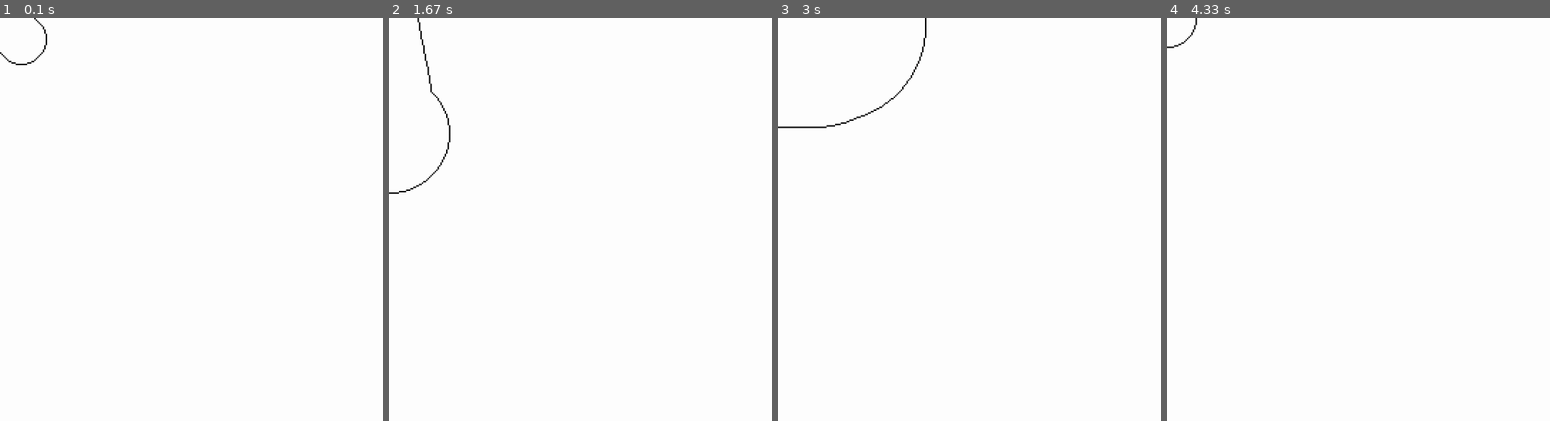
Above: before the commit, frames 1-4 (left to right).
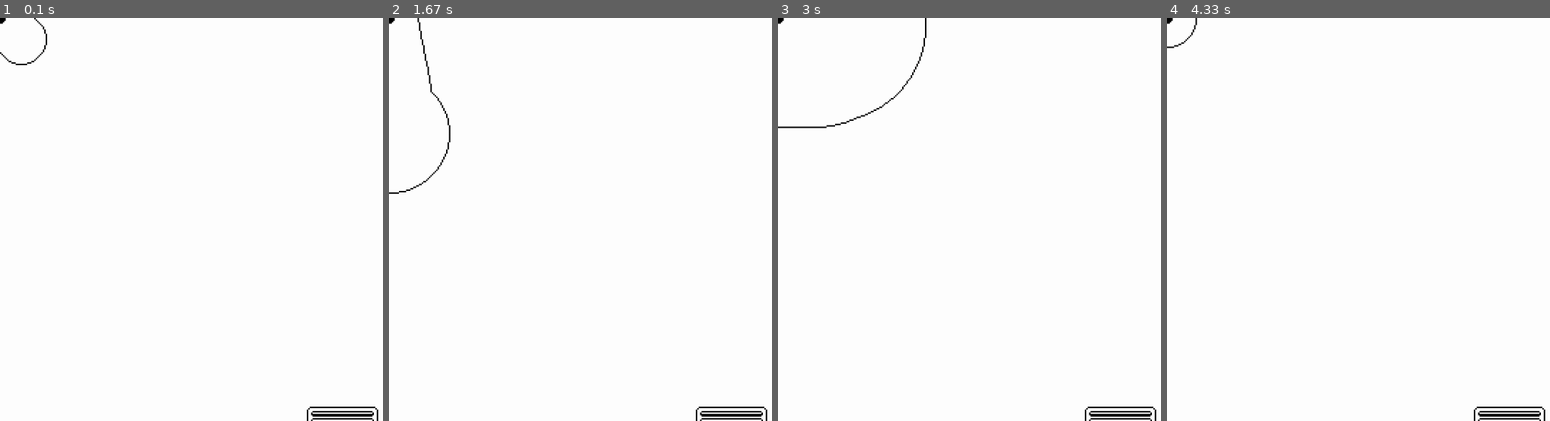
Above: after the commit, the same moments.

Repository: towella/effects-lab
Game: pygame game, started from code/main.py
The game is run twice, just before and just after one commit, with the same random seed, the same clock (stepped at 60 frames per second) and the same inputs.
Inputs:
- Up to frame 1 (0.1 s): no input
- Up to frame 2 (1.67 s): tap one key every 0.33 s from 0.33 s: T B G V
- Up to frame 3 (3 s): hold D 1.67-2.13 s; tap F at 2.22 s; hold W from 2.55 s (still down)
- Up to frame 4 (4.33 s): release W at 3.02 s; tap B at 3.1 s; tap F at 3.43 s; hold A from 4.32 s (still down)

The runs differ from the first frame. In frame 1, 0.5% of the frame differs, in the area x 0-99%, y 0-100%; in frame 2, 0.5%; in frame 3, 0.5%; in frame 4, 0.5%.

Commit message:
Made Controls Drag Menu - Made new menu class specifically for controls menu - Imported image assets for menu - Made controls global (in game_data file) and able to be used from one standard source across files - Added player cursor for clarity - Created bodgy table code that formats and places all the necessary controls text in 'cells' based on global controls dict

Diff:
--- a/code/game_data.py
+++ b/code/game_data.py
@@ -1,8 +1,17 @@
+import pygame
+
 tile_size = 16  # keep to prevent errors, even if game doesnt need tiles
 screen_width = 480  #31 * tile_size  # arbitrary
 screen_height = 282  #20 * tile_size  # arbitrary
 # 2560 x 1600
 scaling_factor = 3  # how much the screen is scaled up before bliting on display
+
+controls = {"Move Orb": "Move Mouse", "Radial Blast": "Right Click Mouse", "Toggle Tail Bloom": pygame.K_b,
+            "Toggle Gravity": pygame.K_g, "Toggle Flame": pygame.K_f,  "Toggle Repeat Blast": pygame.K_h,
+            "+/- Tail Length/Bloom Speed": pygame.K_t, "+/- Flame Volume": pygame.K_v,
+            "+/- Flame Amplitude": pygame.K_a, "+/- Flame Rate": pygame.K_r, "+/- Blast Width": pygame.K_w,
+            "+/- Blast Speed": pygame.K_s, "+/- Blast Duration": pygame.K_d, "Settings": pygame.K_o,
+            "Pause": pygame.K_p, "Quit": "Esc"}
 
 controller_map = {'square': 0, 'X': 1, 'circle': 2, 'triangle': 3, 'L1': 4, 'R1': 5, 'L2': 6, 'R2': 7, 'share': 8,
                   'options': 9, 'left_analog_press': 10, 'right_analog_press': 11, 'PS': 12, 'touchpad': 13,
--- a/code/interactives.py
+++ b/code/interactives.py
@@ -1,26 +1,26 @@
 import pygame
-from support import import_folder, outline_image
+from support import import_folder, outline_image, resource_path
 from text import Font
 
 
 class Button:
     # images must be named 'default', 'hover', 'down' if relevant
+    # MUST HAVE DEFAULT
     # TODO add sound
-    def __init__(self, rect_pos, dimensions, image_pos, images_folder_path, down=False, outline_hover=True, hover=False):
+    def __init__(self, rect_pos, dimensions, images_folder_path, blit_offset=(0, 0), down=False, outline_hover=True, hover=False):
         self.down = down  # change image on down
         self.outline_hover = outline_hover  # outline default image on hover
         self.hover = hover  # change image on hover (takes precidence over outline_hover)
 
         self.hitbox = pygame.Rect(rect_pos[0], rect_pos[1], dimensions[0], dimensions[1])  # clickable area (also used for positioning)
-        self.image_pos = image_pos
-        self.blit_offset = [0, 0]
+        self.blit_offset = blit_offset
 
         self.mouse = pygame.mouse.get_pos()
         self.clicked = pygame.mouse.get_pressed()[0]
         self.activated = False
 
         # import images from button folder
-        self.images_dict = import_folder(images_folder_path)
+        self.images_dict = import_folder(resource_path(images_folder_path))
         self.image = self.images_dict['default']
 
     def mouse_hover(self):
@@ -50,16 +50,16 @@
     def get_activated(self):
         return self.activated
 
-    def update(self):
+    def update(self, mouse_pos):
         self.blit_offset = [0, 0]
-        self.mouse = pygame.mouse.get_pos()
+        self.mouse = mouse_pos
         self.mouse_hover()
         self.mouse_click()
         self.clicked = pygame.mouse.get_pressed()[0]
 
     def draw(self, surface):
-        surface.blit(self.image, (self.image_pos[0] + self.blit_offset[0], self.image_pos[1] + self.blit_offset[1]))
-        # pygame.draw.rect(surface, 'red', self.hitbox, 1)  #  <-- debug rect
+        surface.blit(self.image, (self.hitbox.topleft[0] + self.blit_offset[0], self.hitbox.topleft[1] + self.blit_offset[1]))
+        #pygame.draw.rect(surface, 'red', self.hitbox, 1)  #  <-- debug rect
 
 
 # hover images must be 'hover true' and 'hover false'
--- a/code/level.py
+++ b/code/level.py
@@ -2,7 +2,7 @@
 import pygame
 from pytmx.util_pygame import load_pygame  # allows use of tiled tile map files for pygame use
 # - general -
-from game_data import tile_size, controller_map, fonts
+from game_data import tile_size, controls, fonts
 from support import *
 # - tiles -
 from tiles import CollideableTile, HazardTile
@@ -10,6 +10,7 @@
 from player import Player
 from trigger import Trigger
 from spawn import Spawn
+from menus import Drag_Menu
 # - systems -
 from text import Font
 
@@ -25,11 +26,21 @@
         self.mask_surf = pygame.Surface((self.screen_width, self.screen_height))
         self.mask_surf.set_colorkey((0, 0, 0))
 
+        # -- Menus --
+        # - Pause -
         self.pause = False
         self.pause_pressed = False
-
+        # - Settings -
         self.settings = False
         self.settings_pressed = False
+        # - Controls -
+        menu_y_pos = self.screen_surface.get_height()  # y pos of menu bg
+        height = 20  # height of button
+        width = 50  # width of button
+        centered_x = center_object_x(width, self.screen_surface.get_width())  # coord for centering button on x
+        y_pos = menu_y_pos - height//2  # coord for button on y
+        self.controls_m = Drag_Menu("../assets/menus/controls", self.screen_surface,
+                                    pygame.Rect(centered_x, y_pos, width, height), (0, menu_y_pos))
 
         dt = 1  # dt starts as 1 because on the first frame we can assume it is 60fps. dt = 1/60 * 60 = 1
 
@@ -96,7 +107,7 @@
         keys = pygame.key.get_pressed()
 
         # pause menu
-        if keys[pygame.K_p]:
+        if keys[controls["Pause"]]:
             if not self.pause_pressed:
                 self.pause = not self.pause
             self.pause_pressed = True
@@ -104,12 +115,12 @@
             self.pause_pressed = False
 
         # settings menu
-        '''if keys[pygame.K_o]:
+        if keys[controls["Settings"]]:
             if not self.settings_pressed:
                 self.settings = not self.settings
             self.settings_pressed = True
         else:
-            self.settings_pressed = False'''
+            self.settings_pressed = False
 
 # -- visual --
 
@@ -180,7 +191,9 @@
             self.player.update(mouse_pos, dt, pygame.sprite.Group())
             '''self.all_sprites.update(scroll_value)'''
 
-        # -- RENDER --
+            self.controls_m.update(mouse_pos)
+
+        # -- RENDER -- (back --> front)
         # Draw
         self.player.draw()
         '''self.draw_tile_group(self.collideable)
@@ -190,6 +203,13 @@
         self.mask_surf.fill('black')
         self.mask_surf.set_colorkey('black')
 
-        # must be after other renders to ensure menu is drawn last
+        self.controls_m.draw()
+
         if self.pause:
             self.pause_menu()
+
+        # player cursor
+        cursor = circle_surf(3, 'black')
+        cursor = outline_image(cursor, 'white', 2)
+        cursor_pos = pos_for_center(cursor, mouse_pos)
+        self.screen_surface.blit(cursor, cursor_pos)
--- a/code/main.py
+++ b/code/main.py
@@ -74,6 +74,8 @@
 
         # x and y mouse pos
         mx, my = pygame.mouse.get_pos()
+        # make mouse pos accurate to screen rather than window
+        mouse_pos = (mx // scaling_factor, my // scaling_factor)
 
         # Event Checks -- Input --
         click = False
@@ -84,12 +86,7 @@
                 sys.exit()
 
             if event.type == pygame.KEYDOWN:
-                # debug keys
-                if event.key == pygame.K_SLASH:
-                    pass
-                elif event.key == pygame.K_PERIOD:
-                    pass
-                elif event.key == pygame.K_COMMA or event.key == pygame.K_ESCAPE:
+                if event.key == pygame.K_COMMA or event.key == pygame.K_ESCAPE:
                     running = False
                     pygame.quit()
                     sys.exit()
@@ -106,7 +103,7 @@
 
         # -- Update --
         screen.fill('white')
-        level.update(dt, (mx, my))  # runs level processes
+        level.update(dt, mouse_pos)  # runs level processes
 
         window.blit(pygame.transform.scale(screen, window.get_rect().size), (0, 0))  # scale screen to window
 
--- /dev/null
+++ b/code/menus.py
@@ -0,0 +1,83 @@
+import pygame
+from game_data import controls, fonts
+from support import resource_path, import_folder, center_object_x_surf
+from text import Font
+from interactives import *
+
+
+class Drag_Menu(pygame.sprite.Sprite):
+    def __init__(self, path, surface, drag_rect, menu_pos):
+        super().__init__()
+        resources = import_folder(resource_path(path))
+        self.surface = surface
+        self.img = resources["background"]
+        self.rect = self.img.get_rect()
+        self.rect.topleft = menu_pos
+        self.drag_button = Button(drag_rect.topleft, (drag_rect.width, drag_rect.height), path + "/drag_button", False, False, False)
+        self.button_down = False
+
+        # font
+        self.small_font = Font(resource_path(fonts['small_font']), 'black')
+        self.large_font = Font(resource_path(fonts['large_font']), 'white')
+
+        # Setup menu text on image
+        title = self.large_font.get_surf("Controls", "black")
+        self.img.blit(title, (center_object_x_surf(title, self.img), 15))
+
+        x = 10  # starting padding
+        y = 40  # starting padding
+        rows = 6
+        columns = 3
+        index = 0
+        keys = list(controls)
+        for j in range(rows):
+            for k in range(columns):
+                key = keys[index]
+                # if key, convert int value to corresponding character (uppercased)
+                if isinstance(controls[key], int):
+                    value = chr(int(controls[key])).upper()
+                # otherwise use non numerical value in text
+                else:
+                    value = controls[key]
+                # get correct text format
+                if "+/-" in key:
+                    text = self.small_font.get_surf(f"{key} - {value}/{value}+Shift")
+                else:
+                    text = self.small_font.get_surf(f"{key} - {value}")
+                self.img.blit(text, (x, y))
+                x += (self.surface.get_width() - 30) // columns + 20
+
+                index += 1
+                # -1 because len counts from 1 rather than 0
+                # prevents index becoming out of range
+                if len(keys) - 1 < index:
+                    break
+
+            x = 10
+            y += (self.surface.get_height() - 20) // rows
+
+            # -1 because len counts from 1 rather than 0
+            # prevents index becoming out of range
+            if len(keys) - 1 < index:
+                break
+
+    # This is so bodgy I am so sorry
+    def update(self, mouse_pos):
+        self.drag_button.update(mouse_pos)
+
+        # if player clicks in button, button down is true and allow drag
+        if pygame.mouse.get_pressed()[0] and self.drag_button.hitbox.collidepoint(mouse_pos):
+            self.button_down = True
+        # otherwise disallow drag because player is not clicking
+        # This allows the player to move out of the button hitbox and still drag, allowing faster dragging, snapping to mouse
+        elif not pygame.mouse.get_pressed()[0]:
+            self.button_down = False
+
+        if self.button_down:
+            prev_y = self.drag_button.hitbox.centery
+            self.drag_button.hitbox.centery = mouse_pos[1] + 1  # +1 to offset from mouse (allow menu flush with bottom screen)
+            self.rect.y += self.drag_button.hitbox.centery - prev_y
+
+    def draw(self):
+        self.surface.blit(self.img, self.rect.topleft)
+        self.drag_button.draw(self.surface)
--- a/code/player.py
+++ b/code/player.py
@@ -1,5 +1,5 @@
 import pygame
-from game_data import tile_size, controller_map, scaling_factor
+from game_data import tile_size, scaling_factor, controls
 from random import randint
 from math import sin
 from visual_FX import Radial_Blast
@@ -73,9 +73,10 @@
         # --- TAIL CONTROLS ---
 
         # tail size
-        if keys[pygame.K_t] and (keys[pygame.K_LSHIFT] or keys[pygame.K_RSHIFT]):
+        key = controls["+/- Tail Length/Bloom Speed"]
+        if keys[key] and (keys[pygame.K_LSHIFT] or keys[pygame.K_RSHIFT]):
             self.subtract_r += 0.01 * dt
-        elif keys[pygame.K_t]:
+        elif keys[key]:
             self.subtract_r -= 0.01 * dt
         if self.subtract_r < 0:
             self.subtract_r = 0
@@ -83,25 +84,28 @@
         # --- FLAME CONTROLS ---
 
         # flame rate
-        if keys[pygame.K_r] and (keys[pygame.K_LSHIFT] or keys[pygame.K_RSHIFT]):
+        key = controls["+/- Flame Rate"]
+        if keys[key] and (keys[pygame.K_LSHIFT] or keys[pygame.K_RSHIFT]):
             self.flame_speed -= 0.005 * dt
-        elif keys[pygame.K_r]:
+        elif keys[key]:
             self.flame_speed += 0.005 * dt
         if self.flame_speed < 0:
             self.flame_speed = 0
 
         # flame volume
-        if keys[pygame.K_v] and (keys[pygame.K_LSHIFT] or keys[pygame.K_RSHIFT]):
+        key = controls["+/- Flame Volume"]
+        if keys[key] and (keys[pygame.K_LSHIFT] or keys[pygame.K_RSHIFT]):
             self.flame_volume -= 0.2 * dt
-        elif keys[pygame.K_v]:
+        elif keys[key]:
             self.flame_volume += 0.2 * dt
         if self.flame_volume < 0:
             self.flame_volume = 0
 
         # flame amplitude
-        if keys[pygame.K_a] and (keys[pygame.K_LSHIFT] or keys[pygame.K_RSHIFT]):
+        key = controls["+/- Flame Amplitude"]
+        if keys[key] and (keys[pygame.K_LSHIFT] or keys[pygame.K_RSHIFT]):
             self.flame_amplitude -= 0.2 * dt
-        elif keys[pygame.K_a]:
+        elif keys[key]:
             self.flame_amplitude += 0.2 * dt
         if self.flame_amplitude < 0:
             self.flame_amplitude = 0
@@ -118,25 +122,28 @@
             self.mouse_clicked = False
 
         # blast width
-        if keys[pygame.K_w] and (keys[pygame.K_LSHIFT] or keys[pygame.K_RSHIFT]):
+        key = controls["+/- Blast Width"]
+        if keys[key] and (keys[pygame.K_LSHIFT] or keys[pygame.K_RSHIFT]):
             self.blast_width -= 0.2 * dt
-        elif keys[pygame.K_w]:
+        elif keys[key]:
             self.blast_width += 0.2 * dt
         if self.blast_width < 1:
             self.blast_width = 1
 
         # blast speed
-        if keys[pygame.K_s] and (keys[pygame.K_LSHIFT] or keys[pygame.K_RSHIFT]):
+        key = controls["+/- Blast Speed"]
+        if keys[key] and (keys[pygame.K_LSHIFT] or keys[pygame.K_RSHIFT]):
             self.blast_speed -= 0.02 * dt
-        elif keys[pygame.K_s]:
+        elif keys[key]:
             self.blast_speed += 0.02 * dt
         if self.blast_speed < 0:
             self.blast_speed = 0
 
         # blast duration
-        if keys[pygame.K_d] and (keys[pygame.K_LSHIFT] or keys[pygame.K_RSHIFT]):
+        key = controls["+/- Blast Duration"]
+        if keys[key] and (keys[pygame.K_LSHIFT] or keys[pygame.K_RSHIFT]):
             self.blast_duration -= 0.5 * dt
-        elif keys[pygame.K_d]:
+        elif keys[key]:
             self.blast_duration += 0.5 * dt
         if self.blast_duration < 0:
             self.blast_duration = 0
@@ -144,33 +151,37 @@
         # --- TOGGLES ---
 
         # tail bloom
-        if keys[pygame.K_b] and not self.bloom_pressed:
+        key = controls["Toggle Tail Bloom"]
+        if keys[key] and not self.bloom_pressed:
             self.tail_bloom = -self.tail_bloom
             self.bloom_pressed = True
-        elif not keys[pygame.K_b]:
+        elif not keys[key]:
             self.bloom_pressed = False
 
         # gravity
-        if keys[pygame.K_g] and not self.gravity_pressed:
+        key = controls["Toggle Gravity"]
+        if keys[key] and not self.gravity_pressed:
             self.apply_gravity = not self.apply_gravity
             self.apply_flame = False
             self.gravity_pressed = True
-        elif not keys[pygame.K_g]:
+        elif not keys[key]:
             self.gravity_pressed = False
 
         # flame
-        if keys[pygame.K_f] and not self.flame_pressed:
+        key = controls["Toggle Flame"]
+        if keys[key] and not self.flame_pressed:
             self.apply_flame = not self.apply_flame
             self.apply_gravity = False
             self.flame_pressed = True
-        elif not keys[pygame.K_f]:
+        elif not keys[key]:
             self.flame_pressed = False
 
         # allow hold click
-        if keys[pygame.K_h] and not self.allow_hold_pressed:
+        key = controls["Toggle Repeat Blast"]
+        if keys[key] and not self.allow_hold_pressed:
             self.allow_hold_click = not self.allow_hold_click
             self.allow_hold_pressed = True
-        elif not keys[pygame.K_h]:
+        elif not keys[key]:
             self.allow_hold_pressed = False
 
 
@@ -343,9 +354,6 @@
         self.rect.midbottom = self.hitbox.midbottom
 
     def update(self, mouse_pos, dt, tiles):
-        # make mouse pos accurate to screen rather than window
-        mouse_pos = (mouse_pos[0] // scaling_factor, mouse_pos[1] // scaling_factor)
-
         self.sync_hitbox()  # just in case
 
         # -- INPUT --
--- a/code/support.py
+++ b/code/support.py
@@ -109,39 +109,47 @@
 
 # TODO issue with masking out black sections of image
 # black will not work due to masking
-def outline_image(image, colour='white'):
+def outline_image(image, colour='white', repeat=1):
     # black will not work so change to almost black
     if colour == 'black' or colour == (0, 0, 0):
         colour = (1, 0, 0)
 
-    # make surf for application
-    surf = pygame.Surface((image.get_width() + 2, image.get_height() + 2))
-    surf.set_colorkey((0, 0, 0))
-
-    # create mask from image (necessary for white outlines)
-    mask = pygame.mask.from_surface(image)
-    mask_surf = mask.to_surface()
-    mask_surf.set_colorkey((0, 0, 0))
-
-    # create outline area
-    surf.blit(mask_surf, (0, 1))
-    surf.blit(mask_surf, (1, 0))
-    surf.blit(mask_surf, (1, 2))
-    surf.blit(mask_surf, (2, 1))
-
-    if colour != 'white' and colour != (255, 255, 255):
-        surf = swap_colour(surf, 'white', colour)
-
-    # layer original image over outline
-    surf.blit(image, (1, 1))
-    return surf
+    # allow for multiple layers of outline
+    for i in range(repeat):
+        # make surf for application
+        surf = pygame.Surface((image.get_width() + 2, image.get_height() + 2))
+        surf.set_colorkey((0, 0, 0))
+
+        # create mask from image (necessary for white outlines)
+        mask = pygame.mask.from_surface(image)
+        mask_surf = mask.to_surface()
+        mask_surf.set_colorkey((0, 0, 0))
+
+        # create outline area
+        surf.blit(mask_surf, (0, 1))
+        surf.blit(mask_surf, (1, 0))
+        surf.blit(mask_surf, (1, 2))
+        surf.blit(mask_surf, (2, 1))
+
+        if colour != 'white' and colour != (255, 255, 255):
+            surf = swap_colour(surf, 'white', colour)
+
+        # layer original image over outline
+        surf.blit(image, (1, 1))
+        image = surf
+
+    return image
 
 
 def circle_surf(radius, colour):
+    # avoid issues with colorkey
+    if colour == 'black' or colour == (0, 0, 0):
+        colour = (1, 1, 1)
+
     radius = int(radius)
     surf = pygame.Surface((radius*2, radius*2))
+    surf.set_colorkey((0, 0, 0))
     pygame.draw.circle(surf, colour, (radius, radius), radius)
-    surf.set_colorkey((0, 0, 0))
     return surf
 
 
@@ -209,6 +217,9 @@
     width = rect.right - rect.left
     return width//2 + rect.left - width_obj//2
 
+def center_object_x(width_obj, width_larger_obj):
+    return width_larger_obj//2 - width_obj//2
+
 
 # converts a position refering to topleft to be applicable to surface's center
 def pos_for_center(surf, pos):
Binary file added: assets/menus/controls/background.png
Binary file added: assets/menus/controls/drag_button/default.png
